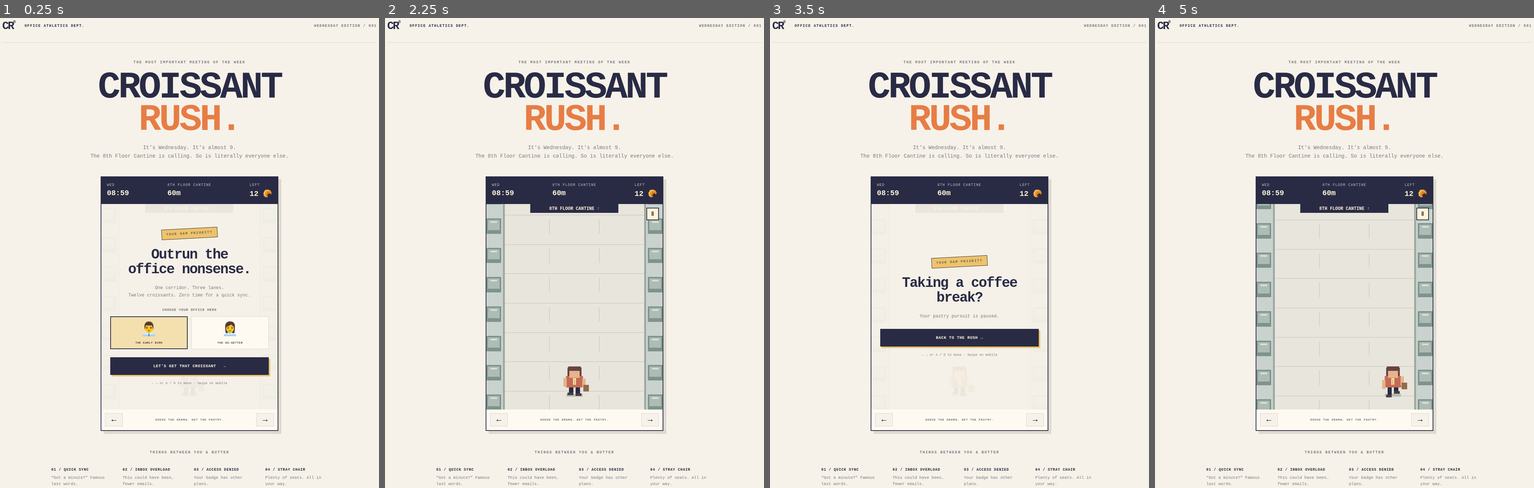
Above: before the commit, frames 1-4 (left to right).
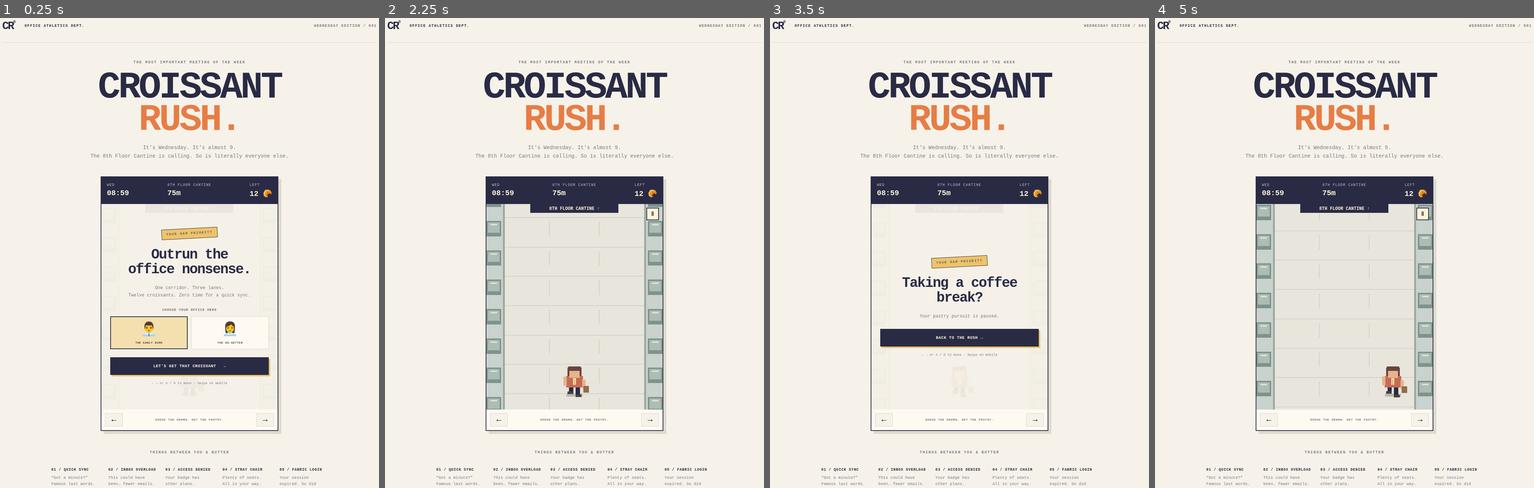
Above: after the commit, the same moments.

Repository: erika-chang/office-game
Game: browser game, page index.html
Two runs of this game, one before a commit and one after it. Both use one fixed random seed, a clock stepped at 60 frames per second and the inputs below.
Inputs:
- Up to frame 1 (0.25 s): no input
- Up to frame 2 (2.25 s): click "👩‍💼 THE GO-GETTER" at 0.27 s; hold D 1.03-1.53 s; click "👩‍💼 THE GO-GETTER" at 1.27 s; tap Space at 1.52 s; hold A 1.58-2.15 s; click "LET'S GET THAT CROISSANT →" at 2.02 s; hold D from 2.2 s (still down)
- Up to frame 3 (3.5 s): tap Escape at 2.27 s; click "←" at 2.77 s; release D at 2.87 s; hold A 2.92-3.35 s; hold D from 3.4 s (still down)
- Up to frame 4 (5 s): click "→" at 3.52 s; release D at 3.9 s; hold A 3.95-4.52 s; click "BACK TO THE RUSH →" at 4.27 s; hold D from 4.57 s (still down)

The runs differ from the first frame. In frame 1, 0.5% of the frame differs, in the area x 13-85%, y 36-100%; in frame 2, 1.5%; in frame 3, 0.5%; in frame 4, 3.3%.

Commit message:
Add Fabric login and increase speed while keeping 45-second runs

Diff:
--- a/index.html
+++ b/index.html
@@ -12,7 +12,7 @@
     <header><a href="./" class="brand">CR<span>®</span></a><span>OFFICE ATHLETICS DEPT.</span><span class="edition">WEDNESDAY EDITION / 001</span></header>
     <section class="intro"><div class="eyebrow">THE MOST IMPORTANT MEETING OF THE WEEK</div><h1>CROISSANT<br><span>RUSH.</span></h1><p>It's Wednesday. It's almost 9.<br>The 8th Floor Cantine is calling. So is literally everyone else.</p></section>
     <section class="machine" aria-label="Croissant Rush game">
-      <div class="dashboard"><span>WED <b id="clock">08:59</b></span><span>8TH FLOOR CANTINE <b id="distance">60m</b></span><span>LEFT <b id="croissants">12 🥐</b></span></div>
+      <div class="dashboard"><span>WED <b id="clock">08:59</b></span><span>8TH FLOOR CANTINE <b id="distance">75m</b></span><span>LEFT <b id="croissants">12 🥐</b></span></div>
       <div class="playfield">
         <canvas id="game" width="480" height="560" aria-label="Three lane office runner. Switch lanes to avoid office interruptions."></canvas>
         <div id="overlay" class="overlay">
@@ -25,9 +25,9 @@
       </div>
       <div class="controls"><button id="left" aria-label="Move left">←</button><span>DODGE THE DRAMA. GET THE PASTRY.</span><button id="right" aria-label="Move right">→</button></div>
     </section>
-    <aside><span class="eyebrow">THINGS BETWEEN YOU & BUTTER …(294 unchanged characters)… y of seats. All in your way.</span></p></div></aside>
+    <aside><span class="eyebrow">THINGS BETWEEN YOU & BUTTER …(294 unchanged characters)… y of seats. All in your way.</span></p><p><b>05 / FABRIC LOGIN</b><span>Your session expired. So did your patience.</span></p></div></aside>
     <footer><span>BUILT FOR THE BREAK ROOM.</span><span>NO WORK WAS DONE IN THE MAKING OF THIS GAME.</span></footer>
   </main>
-  <script type="module" src="src/main.js?v=45-second-rush"></script>
+  <script type="module" src="src/main.js?v=fabric-rush"></script>
 </body>
 </html>
--- a/src/game.js
+++ b/src/game.js
@@ -3,6 +3,7 @@
   { name: '27 EMAILS', message: 'Replying all…', penalty: 5, color: '#e7b863' },
   { name: 'BAD BADGE', message: 'Access denied. Again.', penalty: 3, color: '#d77d71' },
   { name: 'STRAY CHAIR', message: 'Who left a chair here?', penalty: 2, color: '#7caaa1' },
+  { name: 'FABRIC LOGIN', message: 'Fabric needs you to sign in. Again.', penalty: 6, color: '#78b7b2' },
 ];
 
 export function createGame(character = 'male') {
@@ -20,9 +21,9 @@
   if (game.delay > 0) game.delay = Math.max(0, game.delay - dt);
   else {
     game.runTime = Math.min(45, game.runTime + dt);
-    game.distance = .75 * game.runTime + 1.75 * game.runTime ** 3 / (3 * 45 ** 2);
+    game.distance = 1.25 * (.75 * game.runTime + 1.75 * game.runTime ** 3 / (3 * 45 ** 2));
   }
-  const speed = .75 + 1.75 * (game.runTime / 45) ** 2;
+  const speed = 1.25 * (.75 + 1.75 * (game.runTime / 45) ** 2);
   game.spawn -= dt;
   if (game.spawn <= 0 && !game.delay) {
     game.obstacles.push({ lane: Math.floor(random() * 3), type: Math.floor(random() * TYPES.length), y: -70, hit: false });
--- a/src/main.js
+++ b/src/main.js
@@ -1,6 +1,6 @@
-import { createGame, move, update, croissants } from './game.js?v=45-second-rush';
-import { render } from './render.js?v=45-second-rush';
-import { bindInput } from './input.js?v=45-second-rush';
+import { createGame, move, update, croissants } from './game.js?v=fabric-rush';
+import { render } from './render.js?v=fabric-rush';
+import { bindInput } from './input.js?v=fabric-rush';
 
 const $ = selector => document.querySelector(selector);
 const ctx = $('#game').getContext('2d');
@@ -44,7 +44,7 @@
   const before = game.status;
   update(game, dt);
   render(ctx, game);
-  $('#distance').textContent = `${Math.max(0, Math.ceil(60 - game.distance))}m`;
+  $('#distance').textContent = `${Math.max(0, Math.ceil(75 - game.distance))}m`;
   $('#croissants').textContent = `${croissants(game)} 🥐`;
   $('#clock').textContent = game.time >= 60 ? '09:00' : '08:59';
   $('#notice').textContent = game.notice;
--- a/src/render.js
+++ b/src/render.js
@@ -1,4 +1,4 @@
-import { TYPES } from './game.js?v=45-second-rush';
+import { TYPES } from './game.js?v=fabric-rush';
 
 export function render(ctx, game) {
   const rect = (x, y, w, h, color) => { ctx.fillStyle = color; ctx.fillRect(Math.round(x), Math.round(y), w, h); };
@@ -28,10 +28,14 @@
     } else if (obstacle.type === 2) {
       rect(x - 33, y - 5, 66, 58, '#596e72');rect(x - 24, y + 3, 48, 28, '#292b45');
       text('×', x, y + 25, 26, '#f18b79');rect(x - 8, y + 39, 16, 6, '#d77d71');
-    } else {
+    } else if (obstacle.type === 3) {
       rect(x - 23, y - 8, 46, 30, '#496e69');rect(x - 19, y - 4, 38, 22, type.color);
       rect(x - 29, y + 21, 58, 12, type.color);rect(x - 4, y + 33, 8, 13, '#59616b');
       rect(x - 27, y + 44, 54, 5, '#59616b');rect(x - 30, y + 47, 10, 8, '#292b45');rect(x + 20, y + 47, 10, 8, '#292b45');
+    } else {
+      rect(x - 41, y - 8, 82, 60, '#292b45');rect(x - 37, y - 4, 74, 52, '#f1f6ec');
+      rect(x - 37, y - 4, 74, 10, type.color);text('SIGN IN', x, y + 18, 10);
+      rect(x - 22, y + 23, 44, 9, '#d3d1ca');rect(x - 16, y + 37, 32, 7, type.color);
     }
     rect(x - 49, y - 32, 98, 18, type.color);text(type.name, x, y - 19, 10);
   }
@@ -46,5 +50,5 @@
   rect(x - 14, y - 19, 28, 25, '#e8b38b');rect(x - 17, y - 25, 34, 12, '#654440');
   rect(x - 4, y + 7, 8, 18, '#f8ead1');rect(x - 2, y + 10, 4, 15, '#e5b85f');
   rect(x + 24, y + 24 - step, 15, 18, '#936a4c');
-  if (game.distance > 55) {rect(50, 65 + (game.distance - 55) * 65, 380, 8, '#edc36b');text('🥐  8TH FLOOR CANTINE  🥐', 240, 55 + (game.distance - 55) * 65, 17);}
+  if (game.distance > 70) {rect(50, 65 + (game.distance - 70) * 65, 380, 8, '#edc36b');text('🥐  8TH FLOOR CANTINE  🥐', 240, 55 + (game.distance - 70) * 65, 17);}
 }
